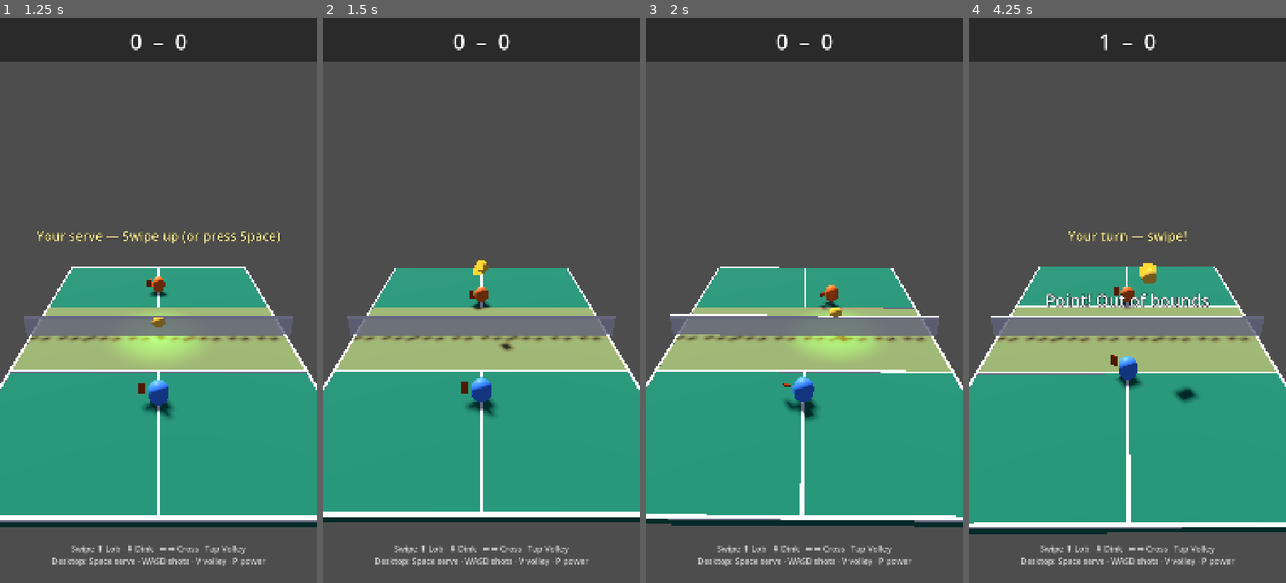
Above: before the commit, frames 1-4 (left to right).
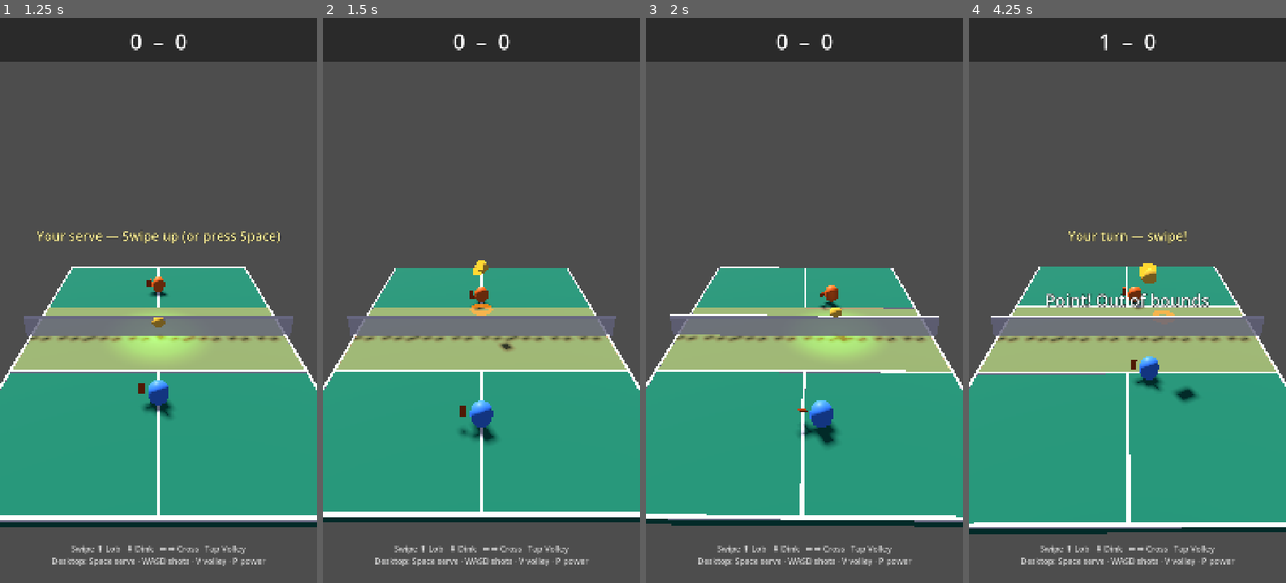
Above: after the commit, the same moments.

Repository: altafhssn/pickleball
Game: Godot game, scene res://scenes/Main.tscn
The game is run twice, just before and just after one commit, with the same random seed, the same clock (stepped at 60 frames per second) and the same inputs.
Inputs (mouse positions are in pixels of both pictures, inside the frame that each line leads up to):
- Up to frame 1 (1.25 s): click "▶ Quick Match" at 0.5 s
- Up to frame 2 (1.5 s): tap Space at 1.25 s; move the mouse to (551, 272) at 1.27 s; hold Right from 1.28 s (still down); tap V at 1.35 s; click (551, 272) at 1.42 s
- Up to frame 3 (2 s): keep holding Right; tap Space at 1.52 s
- Up to frame 4 (4.25 s): release Right at 2 s; drag from (1064, 328) to (1111, 413) at 2.02 s; tap Space at 2.75, 3.5 s; move the mouse to (1159, 176) at 2.77 s; hold Right 2.78-3.5 s; tap V at 2.85 s; drag from (1111, 413) to (1032, 215) at 3.52 s

Frame 1 is identical in both runs. In frame 2, 1.0% of the frame differs, in the area x 43-55%, y 50-76%; in frame 3, 1.0%, in the area x 43-61%, y 63-76%; in frame 4, 0.9%.

Commit message:
[ux] Landing marker + visible character tracking
Two readability problems after Round-1 cleanup:

1) Couldn't tell where the ball was going to land. Added a flat
   orange torus marker that sits on the court at the ball's predicted
   landing point (same projectile math the AI already uses). It's
   hidden when the ball is at rest, on the floor, or projected to
   land off-court. Updates every frame.

2) Characters looked frozen because the auto-mover only moved them
   when the ball was on their side, and only along z. Now:
   - Player auto-targets the predicted landing (x AND z) when the
     ball is on their side, so they get to the spot instead of
     reactively chasing the current ball position.
   - Both characters track ball.x laterally even when the ball is on
     the opposite side, so you can see them positioning.
   - Player x is no longer pinned to 0 in singles.

Co-Authored-By: Claude Opus 4.7 <noreply@anthropic.com>

Diff:
--- a/scripts/Main.gd
+++ b/scripts/Main.gd
@@ -55,6 +55,9 @@
 # Camera base (Main owns this; GameFeel adds a shake offset on top each frame).
 var camera_base_pos: Vector3 = Vector3.ZERO
 
+# Landing marker — a flat ring on the court showing where the ball will bounce.
+var landing_marker: MeshInstance3D = null
+
 # Rally end-condition tracking
 var bounces_since_last_hit: int = 0
 # Used to enforce the two-bounce rule (until 2 total bounces, every hit must
@@ -98,6 +101,9 @@
 	# Team coloring so the player can tell themselves apart from the AI.
 	_apply_team_colors()
 
+	# Spawn the landing marker (hidden until first serve).
+	_spawn_landing_marker()
+
 	# Connect hit VFX
 	EventBus.ball_hit.connect(_spawn_hit_vfx)
 
@@ -231,6 +237,39 @@
 const PLAYER_TEAM_COLOR := Color(0.25, 0.55, 1.0)   # Blue — that's you.
 const OPPONENT_TEAM_COLOR := Color(1.0, 0.45, 0.15)  # Orange — the AI.
 
+func _spawn_landing_marker() -> void:
+	landing_marker = MeshInstance3D.new()
+	var torus: TorusMesh = TorusMesh.new()
+	torus.inner_radius = 0.06
+	torus.outer_radius = 0.10
+	torus.rings = 24
+	torus.ring_segments = 8
+	landing_marker.mesh = torus
+	var mat: StandardMaterial3D = StandardMaterial3D.new()
+	mat.albedo_color = Color(1.0, 0.55, 0.1, 0.9)
+	mat.emission_enabled = true
+	mat.emission = Color(1.0, 0.55, 0.1)
+	mat.emission_energy_multiplier = 0.6
+	mat.shading_mode = BaseMaterial3D.SHADING_MODE_UNSHADED
+	mat.transparency = BaseMaterial3D.TRANSPARENCY_ALPHA
+	landing_marker.material_override = mat
+	landing_marker.visible = false
+	add_child(landing_marker)
+
+func _update_landing_marker() -> void:
+	if landing_marker == null:
+		return
+	if not ball.is_in_play or ball.linear_velocity.length() < 0.5:
+		landing_marker.visible = false
+		return
+	var landing: Vector3 = _predict_ball_landing()
+	# Only show if landing is plausibly on the court.
+	if absf(landing.x) > 1.3 or absf(landing.z) > 1.8:
+		landing_marker.visible = false
+		return
+	landing_marker.visible = true
+	landing_marker.global_position = Vector3(landing.x, 0.012, landing.z)
+
 func _announce_shot(shot_type: int) -> void:
 	var name: String = ""
 	match shot_type:
@@ -295,6 +334,7 @@
 	_update_camera()
 	_check_ball_out_of_bounds()
 	_update_turn_indicator()
+	_update_landing_marker()
 
 	# Make characters look toward the ball each frame
 	_update_characters_look_at_ball()
@@ -319,38 +359,43 @@
 		# just outside the kitchen line, so the auto-mover never parks the
 		# player inside the no-volley zone.
 		if ball.position.z < 0:
-			# Ball on player's side
+			# Ball on player's side — move to predicted landing if available.
+			var plx: float = landing.x if landing.z < -0.05 else ball.position.x
+			var plz: float = landing.z if landing.z < -0.05 else ball.position.z
 			if is_doubles:
 				if ball.position.x < 0:
-					player_target_z = clampf(ball.position.z + 0.1, -1.3, -0.55)
-					player_target_x = clampf(ball.position.x, -0.5, 0.0)
+					player_target_z = clampf(plz + 0.1, -1.3, -0.55)
+					player_target_x = clampf(plx, -0.5, 0.0)
 				else:
 					player_target_z = PLAYER_BASELINE
 					player_target_x = PLAYER_LEFT
 			else:
-				player_target_z = clampf(ball.position.z + 0.1, -1.3, -0.55)
-			# Singles opponent: hold the kitchen line while ball is on player side.
+				player_target_z = clampf(plz + 0.1, -1.3, -0.55)
+				player_target_x = clampf(plx, -0.4, 0.4)
+			# Singles opponent: hold the kitchen line, tracking ball laterally.
 			if not is_doubles:
 				opp_target_z = 0.55
-				opp_target_x = move_toward(opponent.position.x, 0.0, delta * 1.5)
+				opp_target_x = clampf(ball.position.x * 0.5, -0.4, 0.4)
 		else:
-			# Ball on opponent's side — singles opponent moves to predicted landing.
+			# Ball on opponent's side — opponent moves to predicted landing,
+			# player drifts laterally to track the ball for visibility.
 			if not is_doubles:
 				var lz: float = landing.z if landing.z > 0.05 else ball.position.z
 				var lx: float = landing.x if landing.z > 0.05 else ball.position.x
 				opp_target_z = clampf(lz + 0.08, 0.55, 1.3)
 				opp_target_x = clampf(lx, -0.4, 0.4)
+				# Player tracks ball.x while waiting for the ball to come back.
+				player_target_x = clampf(ball.position.x * 0.4, -0.3, 0.3)
+				player_target_z = -1.0  # Shift back to baseline-ish
 
 		if is_doubles and ball.position.z > 0:
 			if ball.position.x < 0:
 				opp_target_z = clampf(ball.position.z - 0.1, 0.55, 1.3)
 
-	# Bumped move rate — ball travels at 3–6 units/sec, characters need to
-	# keep up or the AI looks like it's standing still while the ball flies
-	# past. Real pickleball is fast; characters being slightly faster than
-	# the ball isn't unrealistic at this scale.
+	# Move rate per second. Characters need to keep visible pace with the
+	# ball (which travels 3–6 units/sec) so the user can read what's happening.
 	var move_rate: float = delta * 4.0
-	player.position.x = move_toward(player.position.x, player_target_x if is_doubles else 0.0, move_rate)
+	player.position.x = move_toward(player.position.x, player_target_x, move_rate)
 	player.position.z = move_toward(player.position.z, player_target_z, move_rate)
 
 	if not is_doubles:
